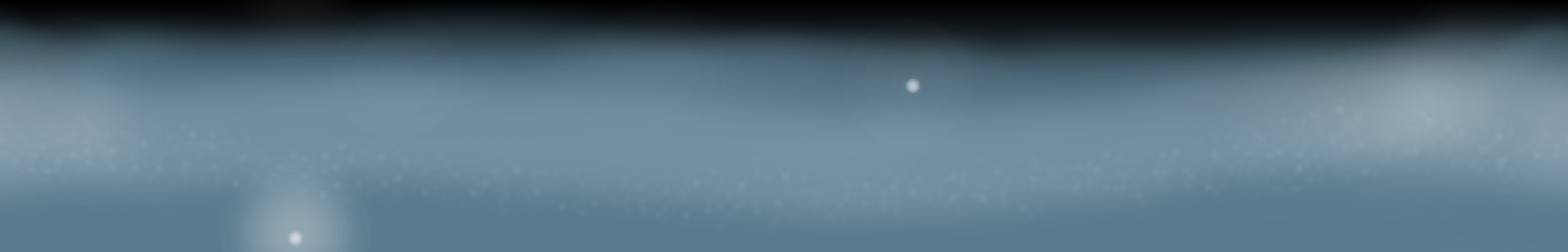
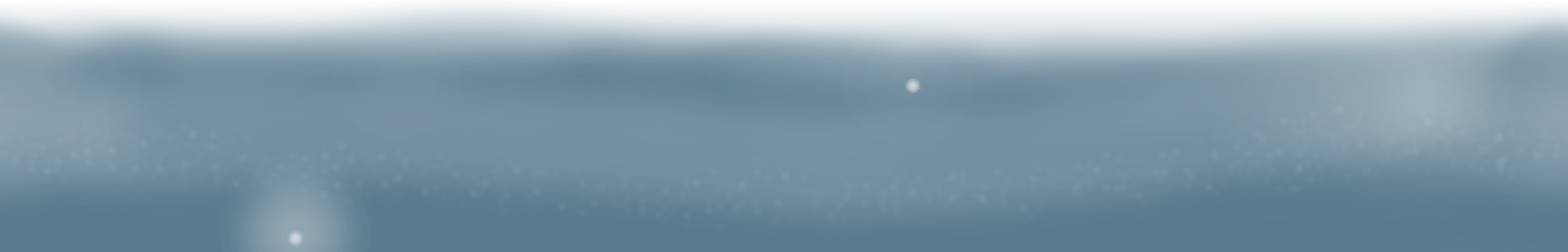
Layer changes from the first w=1568, h=252 image to the second:
painted on "Paint Layer 5" over <box>151,0,958,139</box>
painted on "Paint Layer 4" over <box>0,0,1568,141</box>
